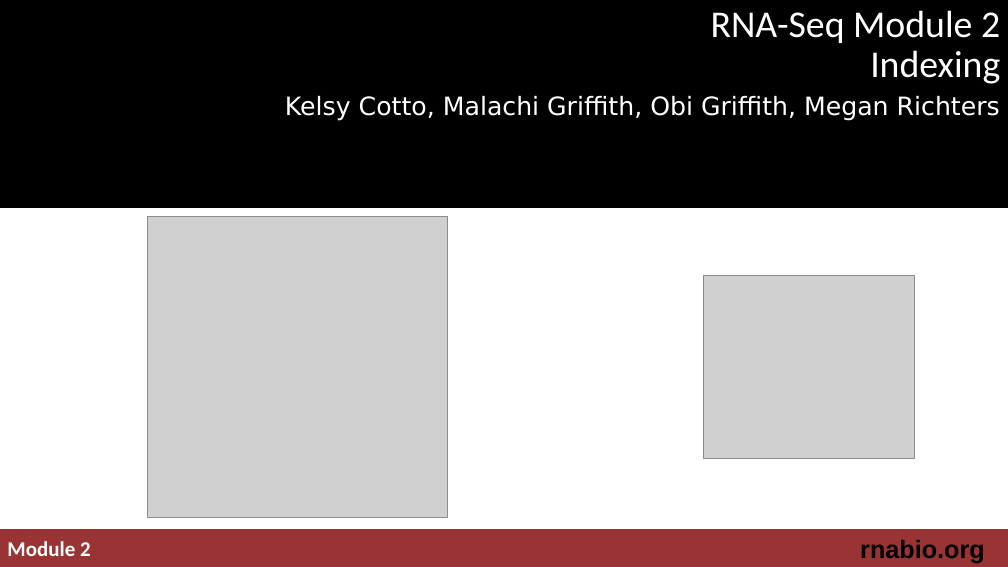
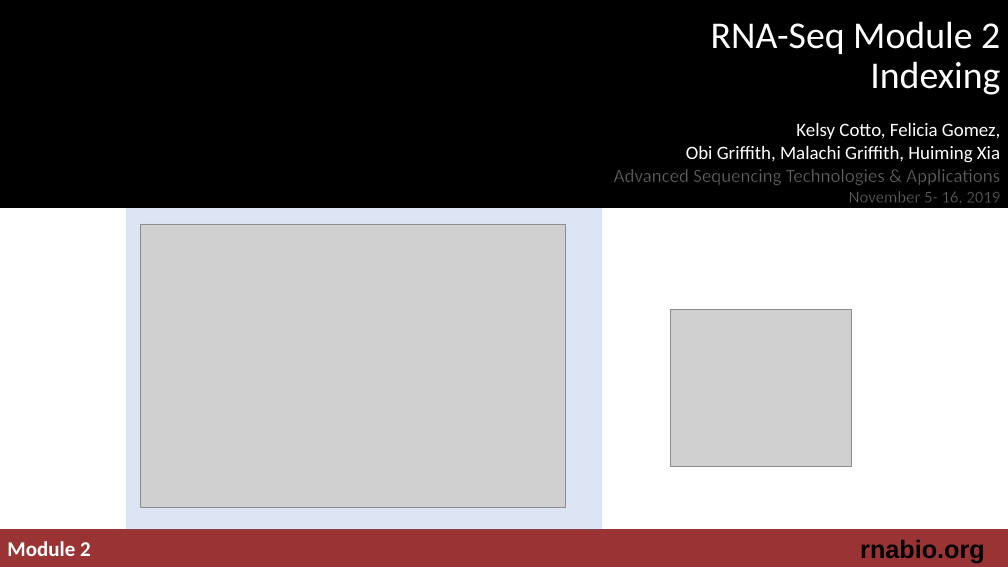
Before and after one commit to griffithlab/rnabio.org, a slide deck: slide 1 of assets/lectures/cshl/2019/mini/RNASeq_MiniLecture_02_02_Indexing.pptx. Drawn at 1008x567 pixels with LibreOffice and Linux fonts; fonts in the diff are those of the drawing; grey boxes stand for pictures; background and template pictures are left out. Boxes give left, top, right and bottom in pixels: in the first picture for what was removed or moved away, otherwise in the second. Text is boxed around its words. In the diff, an @@ line names an element or a change of style, - is before the commit and + after.

```diff
--- a/assets/lectures/cshl/2019/mini/RNASeq_MiniLecture_02_02_Indexing.pptx
+++ b/assets/lectures/cshl/2019/mini/RNASeq_MiniLecture_02_02_Indexing.pptx
@@ text "RNA-Seq Module 2 Indexing": place and size @@
-text "RNA-Seq Module 2 Indexing" at [711, 10, 1000, 84]
+text "RNA-Seq Module 2 Indexing" at [711, 21, 1000, 95]
@@ text "RNA-Seq Module 2 Indexing" at [711, 21, 1000, 95]: vertical alignment bottom to top @@
@@ subtitle removed at [285, 96, 1000, 121] @@
-Kelsy Cotto, Malachi Griffith, Obi Griffith, Megan Richters
@@ text added at [614, 123, 1000, 203], 18 pt, text #FFFFFF @@
+Kelsy Cotto, Felicia Gomez,
+Obi Griffith, Malachi Griffith, Huiming Xia
+Advanced Sequencing Technologies & Applications
+November 5- 16, 2019
@@ rectangle added at [126, 208, 603, 530], fill #4472C4 at 18% opacity @@
@@ picture: place and size @@
-picture at [147, 216, 448, 516]
+picture at [141, 224, 565, 507]
@@ text removed at [147, 290, 327, 320] @@
-Workshop icon
@@ picture: place and size @@
-picture at [703, 275, 915, 459]
+picture at [671, 310, 851, 467]
```
Also in this commit, not shown: 26 other files.
